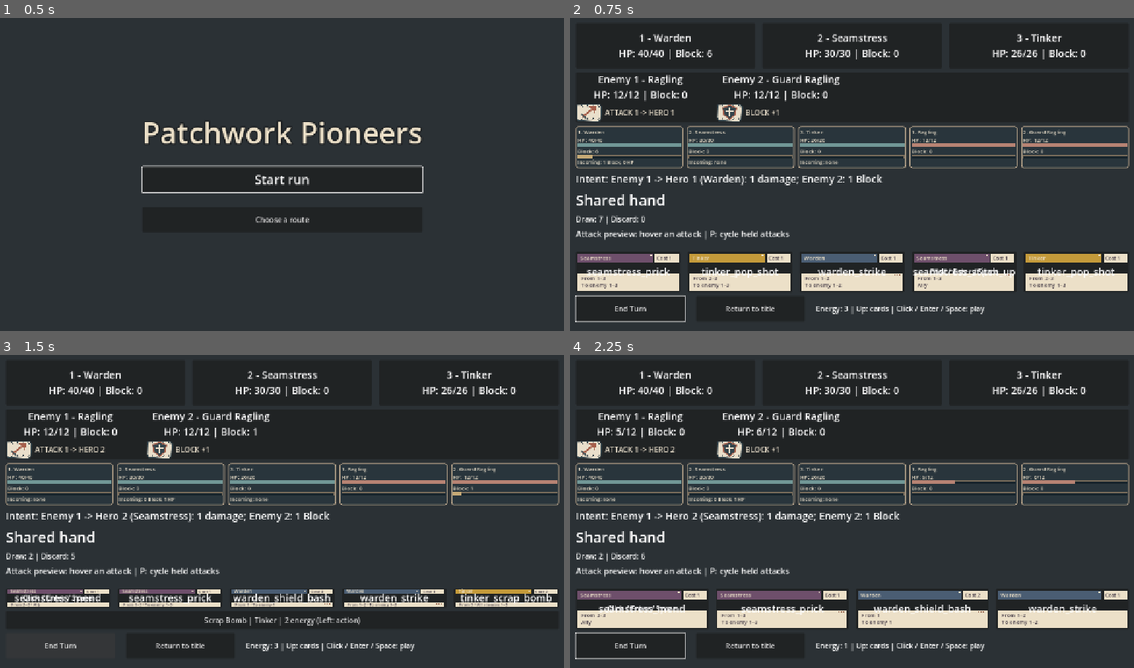
Above: before the commit, frames 1-4 (two rows, left to right).
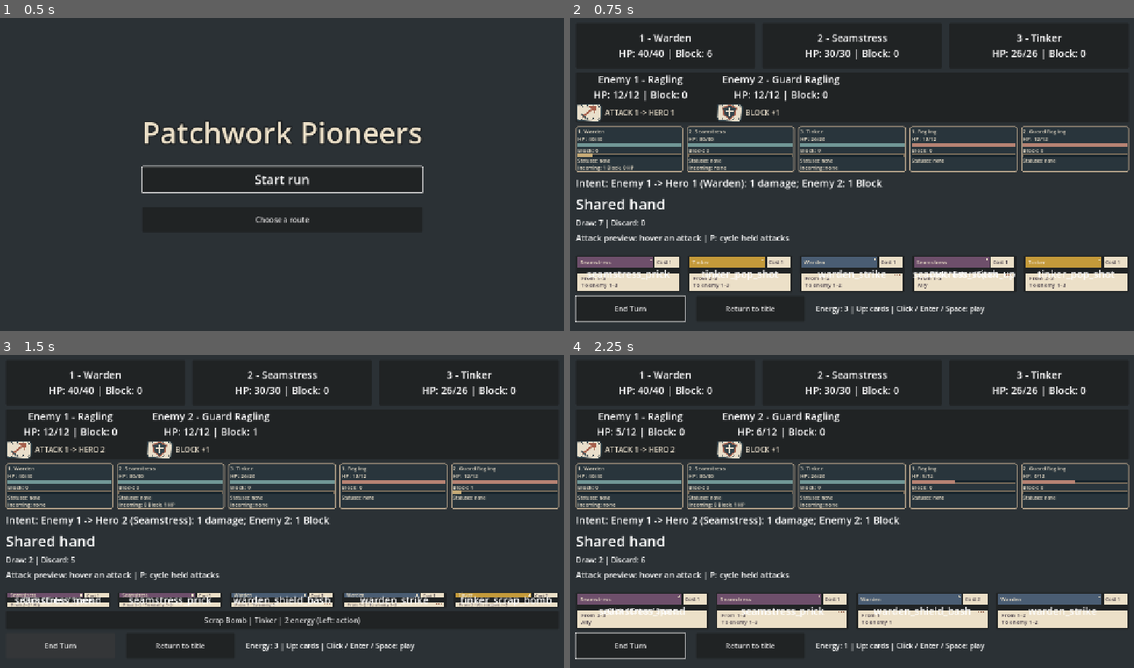
Above: after the commit, the same moments.

Repository: jcoev123-jpg/PatchworkPioneers
Game: Godot game, scene res://scenes/app.tscn
The game is run twice, just before and just after one commit, with the same random seed, the same clock (stepped at 60 frames per second) and the same inputs.
Inputs:
- Up to frame 1 (0.5 s): no input
- Up to frame 2 (0.75 s): click "Start run" at 0.5 s
- Up to frame 3 (1.5 s): click "End Turn" at 1.25 s
- Up to frame 4 (2.25 s): click "Scrap Bomb | Tinker | 2 energ…" at 2 s

Frame 1 is identical in both runs. In frame 2, 9.0% of the frame differs, in the area x 0-100%, y 35-84%; in frame 3, 8.5%; in frame 4, 9.1%.

Commit message:
ChatGPT lane 7 (Chat mode): Display Bleed, Weak and Exposed on the live actor meters

Diff:
--- a/scripts/combat_actor_meter.gd
+++ b/scripts/combat_actor_meter.gd
@@ -15,6 +15,7 @@
 var hp_bar: ProgressBar
 var block_text: Label
 var block_bar: ProgressBar
+var status_text: Label
 
 var _panel_style: StyleBoxFlat
 
@@ -48,6 +49,8 @@
 	hp_bar = _make_bar(content, "HPBar", HP_HERO)
 	block_text = _make_label(content, "BlockText")
 	block_bar = _make_bar(content, "BlockBar", BLOCK)
+	status_text = _make_label(content, "StatusText")
+	status_text.add_theme_font_size_override("font_size", 12)
 	_clear_actor()
 
 
@@ -104,6 +107,13 @@
 	actor_heading.text = title
 	hp_text.text = "HP: %d/%d" % [current, maximum]
 	block_text.text = "Block: %d" % protection
+	var statuses: Dictionary = snapshot.get("statuses", {})
+	var active: Array[String] = []
+	for key in ["bleed", "weak", "exposed"]:
+		var count: int = statuses.get(key, 0)
+		if count > 0:
+			active.append("%s %d" % [key.capitalize(), count])
+	status_text.text = "Statuses: none" if active.is_empty() else "Statuses: " + " · ".join(active)
 
 	hp_bar.max_value = float(maximum)
 	hp_bar.value = float(current)
@@ -139,6 +149,16 @@
 		return false
 	if not protection is int or protection < 0:
 		return false
+	if snapshot.has("statuses"):
+		var statuses = snapshot["statuses"]
+		if not statuses is Dictionary:
+			return false
+		for key in statuses:
+			if not key is String or key not in ["bleed", "weak", "exposed"]:
+				return false
+			var count = statuses[key]
+			if not count is int or count < 0:
+				return false
 	return true
 
 
@@ -146,6 +166,7 @@
 	actor_heading.text = ""
 	hp_text.text = ""
 	block_text.text = ""
+	status_text.text = ""
 	hp_bar.max_value = 1.0
 	hp_bar.value = 0.0
 	block_bar.max_value = 1.0
--- a/scripts/live_combat_meters.gd
+++ b/scripts/live_combat_meters.gd
@@ -50,10 +50,11 @@
 				meter.size_flags_horizontal = Control.SIZE_EXPAND_FILL
 				var padding := meter.get_node("Padding") as MarginContainer
 				for edge in ["left", "right", "top", "bottom"]:
-					padding.add_theme_constant_override("margin_" + edge, 4)
+					padding.add_theme_constant_override("margin_" + edge, 2 if edge in ["top", "bottom"] else 4)
 				meter.get_node("Padding/Content").add_theme_constant_override("separation", 0)
 				for label in [meter.actor_heading, meter.hp_text, meter.block_text]:
 					label.add_theme_font_size_override("font_size", 12)
+				meter.status_text.add_theme_font_size_override("font_size", 10)
 				for bar in [meter.hp_bar, meter.block_bar]:
 					bar.custom_minimum_size = Vector2(200, 8)
 				if side == "hero":
--- a/tests/combat_actor_meter_test.gd
+++ b/tests/combat_actor_meter_test.gd
@@ -49,6 +49,7 @@
 		"block": meter.block_text.text,
 		"block_value": meter.block_bar.value,
 		"block_max": meter.block_bar.max_value,
+		"statuses": meter.status_text.text,
 		"outer_children": meter.get_child_count(),
 		"padding_children": meter.get_node("Padding").get_child_count(),
 		"content_children": meter.get_node("Padding/Content").get_child_count()
@@ -56,7 +57,7 @@
 
 
 func _assert_actor(meter: CombatActorMeter, heading: String, hp: int, max_hp: int,
-		block: int, note: String) -> void:
+		block: int, note: String, expected_status: String = "Statuses: none") -> void:
 	_check(meter.visible and meter.is_visible_in_tree(), note + ": mounted and visible")
 	_check(meter.actor_heading.text == heading, note + ": position/name/death heading")
 	_check(meter.hp_text.text == "HP: %d/%d" % [hp, max_hp], note + ": exact HP text")
@@ -66,13 +67,20 @@
 	_check(meter.block_bar.min_value == 0.0
 		and meter.block_bar.max_value == float(maxi(1, maxi(max_hp, block)))
 		and meter.block_bar.value == float(block), note + ": uncapped Block bar")
+	_check(meter.status_text.text == expected_status, note + ": exact status line")
 	_check(not meter.hp_bar.show_percentage and not meter.block_bar.show_percentage,
 		note + ": readable separately titled bars")
 	_check(meter.actor_heading.is_visible_in_tree() and meter.hp_text.is_visible_in_tree()
 		and meter.block_text.is_visible_in_tree() and meter.hp_bar.is_visible_in_tree()
 		and meter.block_bar.is_visible_in_tree(), note + ": all five visible child controls")
-	_check(meter.get_node("Padding/Content").get_child_count() == 5,
-		note + ": five persistent controls, never duplicate rows")
+	_check(meter.status_text.is_visible_in_tree() and meter.status_text.name == "StatusText"
+		and meter.status_text.get_parent() == meter.get_node("Padding/Content")
+		and meter.status_text.focus_mode == Control.FOCUS_NONE
+		and meter.status_text.mouse_filter == Control.MOUSE_FILTER_IGNORE,
+		note + ": one inert status label inside existing Content")
+	_check(meter.get_node("Padding/Content").get_child_count() == 6
+		and meter.get_node("Padding/Content").find_children("StatusText", "Label", false, false).size() == 1,
+		note + ": five original controls plus exactly one persistent status label")
 	_check(meter.hp_bar.get_theme_stylebox("fill") is StyleBoxFlat
 		and meter.block_bar.get_theme_stylebox("fill") is StyleBoxFlat,
 		note + ": bars have contrasting fill styles")
@@ -81,12 +89,14 @@
 func _assert_cleared(meter: CombatActorMeter, note: String) -> void:
 	_check(not meter.visible and not meter.is_visible_in_tree(), note + ": invalid actor hidden")
 	_check(meter.actor_heading.text.is_empty() and meter.hp_text.text.is_empty()
-		and meter.block_text.text.is_empty(), note + ": all old text cleared")
+		and meter.block_text.text.is_empty() and meter.status_text.text.is_empty(),
+		note + ": all old text, including stale statuses, cleared")
 	_check(meter.hp_bar.value == 0 and meter.hp_bar.max_value == 1
 		and meter.block_bar.value == 0 and meter.block_bar.max_value == 1,
 		note + ": no old bar value or range remains")
-	_check(meter.get_node("Padding/Content").get_child_count() == 5,
-		note + ": invalid source does not append controls")
+	_check(meter.get_node("Padding/Content").get_child_count() == 6
+		and meter.get_node("Padding/Content").find_children("StatusText", "Label", false, false).size() == 1,
+		note + ": invalid source does not append or leak status controls")
 
 
 func _run() -> void:
@@ -185,6 +195,11 @@
 		"downed hero retains original position and full state is exact")
 	_view(meter, party.get_hero(1), "hero", party, enemies, rng)
 	_assert_actor(meter, "1. Warden — DOWNED", 0, 40, 0, "downed hero")
+	var downed_with_status := party.get_hero(1)
+	downed_with_status["statuses"] = {"bleed": 3}
+	_view(meter, downed_with_status, "hero", party, enemies, rng)
+	_assert_actor(meter, "1. Warden — DOWNED", 0, 40, 0, "downed hero with stack",
+		"Statuses: Bleed 3")
 	_check(enemies.apply_damage(1, 27), "real Ragling lethal damage after Block 17 succeeds")
 	expected_enemies[0]["hp"] = 0
 	expected_enemies[0]["block"] = 0
@@ -198,6 +213,51 @@
 	_view(meter, no_cap_party.get_hero(1), "hero", party, enemies, rng)
 	_assert_actor(meter, "1. Warden", 40, 40, 51, "Block 51 across new session")
 	_check(no_cap_party.get_hero(1).get("block") == 51, "view never limits source Block")
+
+	# Display data belongs only to the supplied snapshot, never to either roster.
+	var deck := CombatDeck.new(["warden_brace", "seamstress_prick", "tinker_jab"], rng)
+	_check(deck.start_turn() and deck.hand.size() == 3, "real deck state for presentation no-mutation check")
+	var deck_before := [deck.hand.duplicate(), deck.draw_pile.duplicate(),
+		deck.discard_pile.duplicate(), deck.energy, deck.turn_active]
+	var state_before := [party.get_heroes(), enemies.get_enemies(), no_cap_party.get_heroes(), rng.state]
+	seed(72911)
+	var next_global_random := randi()
+	seed(72911)
+	var status_id := meter.status_text.get_instance_id()
+	var samples: Array[Dictionary] = [
+		{"statuses": {}, "text": "Statuses: none"},
+		{"statuses": {"bleed": 0, "weak": 0, "exposed": 0}, "text": "Statuses: none"},
+		{"statuses": {"bleed": 3}, "text": "Statuses: Bleed 3"},
+		{"statuses": {"weak": 1}, "text": "Statuses: Weak 1"},
+		{"statuses": {"exposed": 2}, "text": "Statuses: Exposed 2"},
+		{"statuses": {"bleed": 3, "weak": 1}, "text": "Statuses: Bleed 3 · Weak 1"},
+		{"statuses": {"bleed": 3, "exposed": 2}, "text": "Statuses: Bleed 3 · Exposed 2"},
+		{"statuses": {"weak": 1, "exposed": 2}, "text": "Statuses: Weak 1 · Exposed 2"},
+		{"statuses": {"exposed": 2, "bleed": 3, "weak": 1}, "text": "Statuses: Bleed 3 · Weak 1 · Exposed 2"},
+		{"statuses": {"bleed": 0, "weak": 4, "exposed": 0}, "text": "Statuses: Weak 4"}
+	]
+	for side in ["hero", "enemy"]:
+		var source: Dictionary = no_cap_party.get_hero(1) if side == "hero" else enemies.get_enemy(1)
+		var expected_heading := "1. Warden" if side == "hero" else "1. Ragling — SLAIN"
+		var expected_hp := 40 if side == "hero" else 0
+		var expected_max := 40 if side == "hero" else 12
+		var expected_block := 51 if side == "hero" else 0
+		for sample in samples:
+			var snapshot := source.duplicate(true)
+			snapshot["statuses"] = sample["statuses"].duplicate(true)
+			_view(meter, snapshot, side, party, enemies, rng)
+			_assert_actor(meter, expected_heading, expected_hp, expected_max, expected_block,
+				"%s status permutation %s" % [side, str(sample["statuses"])], sample["text"])
+			var visual := _visual(meter)
+			_view(meter, snapshot, side, party, enemies, rng)
+			_check(_visual(meter) == visual and meter.status_text.get_instance_id() == status_id,
+				"repeated identical status refresh is stable, with exactly one label")
+	_check([party.get_heroes(), enemies.get_enemies(), no_cap_party.get_heroes(), rng.state] == state_before
+		and [deck.hand, deck.draw_pile, deck.discard_pile, deck.energy, deck.turn_active] == deck_before,
+		"all status permutations preserve every roster, deck pile, energy, turn state and seeded RNG")
+	_check(randi() == next_global_random, "status rendering never consumes the global RNG stream")
+	_view(meter, no_cap_party.get_hero(1), "hero", party, enemies, rng)
+	_check(meter.status_text.text == "Statuses: none", "missing statuses explicitly clears prior positive counters")
 
 	var valid := no_cap_party.get_hero(1)
 	var invalids: Array[Dictionary] = [
@@ -217,20 +277,34 @@
 		{"name": "Ghost", "position": 1, "max_hp": 5, "hp": 5, "block": -1},
 		{"name": "Ghost", "position": 1, "max_hp": 5, "hp": 5, "block": 1.0}
 	]
+	# Every malformed *present* status map clears even a previously positive label.
+	for bad_status in [null, [], 3, "bleed", {"bleed": -1}, {"weak": 1.0},
+		{"exposed": true}, {"bleed": "3"}, {"poison": 1},
+		{"bleed": 1, "poison": 0}, {1: 2}, {"exposed": null}]:
+		var malformed := valid.duplicate(true)
+		malformed["statuses"] = bad_status
+		invalids.append(malformed)
+	var positive := valid.duplicate(true)
+	positive["statuses"] = {"bleed": 3, "weak": 1, "exposed": 2}
 	var rng_before_invalid := rng.state
 	var party_before_invalid := party.get_heroes()
 	var enemy_before_invalid := enemies.get_enemies()
 	for invalid in invalids:
-		_check(meter.show_actor(valid, "hero"), "restore living actor before negative case")
+		_check(meter.show_actor(positive, "hero") and meter.status_text.text == "Statuses: Bleed 3 · Weak 1 · Exposed 2",
+			"restore all positive stacks before negative case")
 		_check(not meter.show_actor(invalid, "hero"), "malformed source must fail closed: " + str(invalid))
 		_assert_cleared(meter, "malformed source")
 	for bad_side in ["", "ally", "HERO", "Enemy"]:
-		_check(meter.show_actor(valid, "hero"), "restore living actor before invalid side")
+		_check(meter.show_actor(positive, "hero") and meter.status_text.text == "Statuses: Bleed 3 · Weak 1 · Exposed 2",
+			"restore positive stacks before invalid side")
 		_check(not meter.show_actor(valid, bad_side), "unknown side must fail closed: " + bad_side)
 		_assert_cleared(meter, "unknown side")
+	_check(positive["statuses"] == {"bleed": 3, "weak": 1, "exposed": 2},
+		"valid status source dictionary was never changed by presentation or rejection")
 	_check(party.get_heroes() == party_before_invalid
 		and enemies.get_enemies() == enemy_before_invalid
-		and rng.state == rng_before_invalid,
+		and rng.state == rng_before_invalid
+		and [deck.hand, deck.draw_pile, deck.discard_pile, deck.energy, deck.turn_active] == deck_before,
 		"all negative refreshes leave complete combat states and RNG untouched")
 
 	# Deterministic replay of every displayed text and bar value.
--- a/tests/live_combat_meters_test.gd
+++ b/tests/live_combat_meters_test.gd
@@ -59,6 +59,18 @@
 			"exact HP text and bar %d" % index)
 		_check(meter.block_text.text == "Block: %d" % actor.block and meter.block_bar.value == actor.block
 			and meter.block_bar.max_value == maxi(1, maxi(actor.max_hp, actor.block)), "exact Block %d" % index)
+		var status := meter.get_node_or_null("Padding/Content/StatusText") as Label
+		_check(status != null and status == meter.status_text,
+			"mounted real actor has its persistent StatusText")
+		if status != null:
+			_check(status.text == "Statuses: none" and not actor.has("statuses"),
+				"live authoritative snapshots omit statuses and render honest neutral fallback")
+			_check(status.get_parent() == meter.get_node("Padding/Content")
+				and status.focus_mode == Control.FOCUS_NONE,
+				"status line belongs to mounted meter, remains keyboard-inert")
+		_check(meter.get_node("Padding/Content").get_child_count() == (7 if index < 3 else 6)
+			and meter.get_node("Padding/Content").find_children("StatusText", "Label", false, false).size() == 1,
+			"one status label, five original controls and only hero forecast")
 		var line := meter.get_node_or_null("Padding/Content/IncomingForecast") as Label
 		_check((line != null) == (index < 3), "forecast exists on hero meters only, never enemy meters")
 		if line != null:
@@ -69,6 +81,8 @@
 			meter.hp_bar, meter.block_text, meter.block_bar]
 		if line != null:
 			controls.append(line)
+		if status != null:
+			controls.append(status)
 		for control in controls:
 			_check(control.is_visible_in_tree() and control.size.x > 0 and control.size.y > 0,
 				"meter controls visibly mounted")
@@ -158,6 +172,40 @@
 			_finish()
 			return
 		_visible(app)
+		# Inject only into an existing mounted view: no invented live status persistence.
+		var model_before_status := _state(app)
+		var active_meters := _meters(app)
+		_check(active_meters.size() == 5, "synthetic status probes have five real mounted meters")
+		if active_meters.size() == 5:
+			for index in [1, 3]:
+				var side := "hero" if index == 1 else "enemy"
+				var snapshot: Dictionary = app.party.get_hero(2) if index == 1 else app.enemies.get_enemy(1)
+				var unmodified := snapshot.duplicate(true)
+				snapshot["statuses"] = {"exposed": 2, "bleed": 3, "weak": 1}
+				var snapshot_before := snapshot.duplicate(true)
+				var meter := active_meters[index]
+				var label_id := meter.status_text.get_instance_id()
+				_check(meter.show_actor(snapshot, side)
+					and meter.status_text.text == "Statuses: Bleed 3 · Weak 1 · Exposed 2",
+					"mounted %s displays supplied synthetic status counters" % side)
+				_check(snapshot == snapshot_before and not unmodified.has("statuses"),
+					"synthetic %s statuses never alter source snapshot" % side)
+				var displayed := meter.status_text.text
+				_check(meter.show_actor(snapshot, side) and meter.status_text.text == displayed
+					and meter.status_text.get_instance_id() == label_id,
+					"duplicate mounted status update retains one stable label")
+				var invalid := snapshot.duplicate(true)
+				invalid["statuses"] = {"bleed": -1}
+				_check(not meter.show_actor(invalid, side) and not meter.visible
+					and meter.status_text.text.is_empty(),
+					"invalid mounted status map clears prior positive stack")
+				presenter._sync_battle()
+				_check(meter.visible and meter.status_text.text == "Statuses: none"
+					and meter.status_text.get_instance_id() == label_id,
+					"next authoritative frame restores honest neutral live fallback")
+			_check(_state(app) == model_before_status,
+				"mounted synthetic/invalid/authoritative view refresh never mutates models or run RNG")
+			_visible(app)
 		_check(_incoming(app, 1) == "Incoming: 1 Block, 0 HP"
 			and _incoming(app, 2) == "Incoming: none"
 			and _incoming(app, 3) == "Incoming: none",
